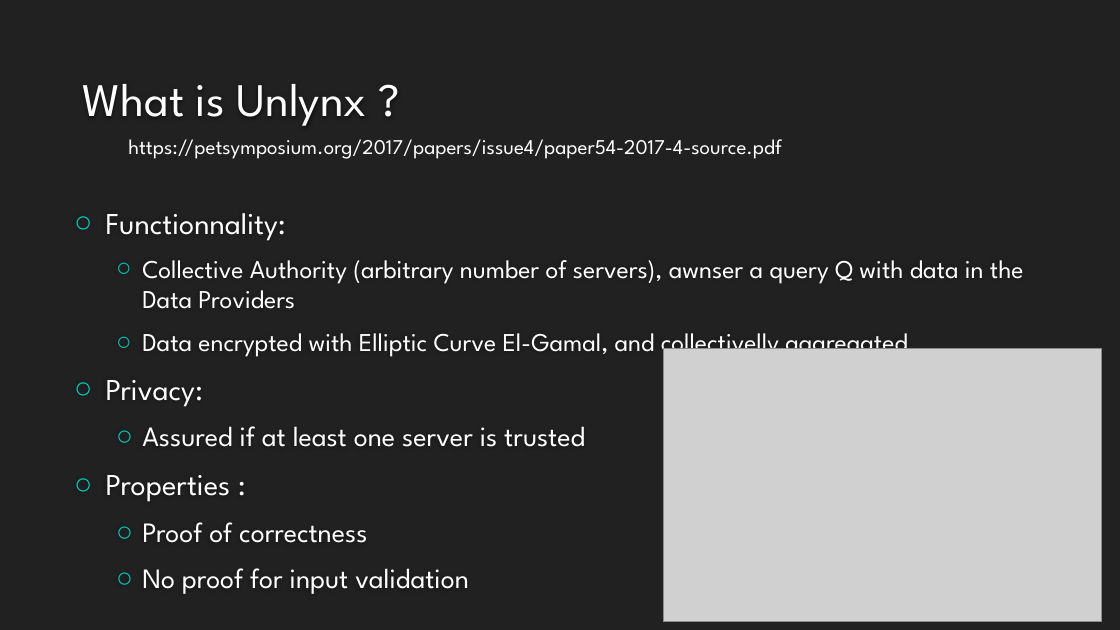
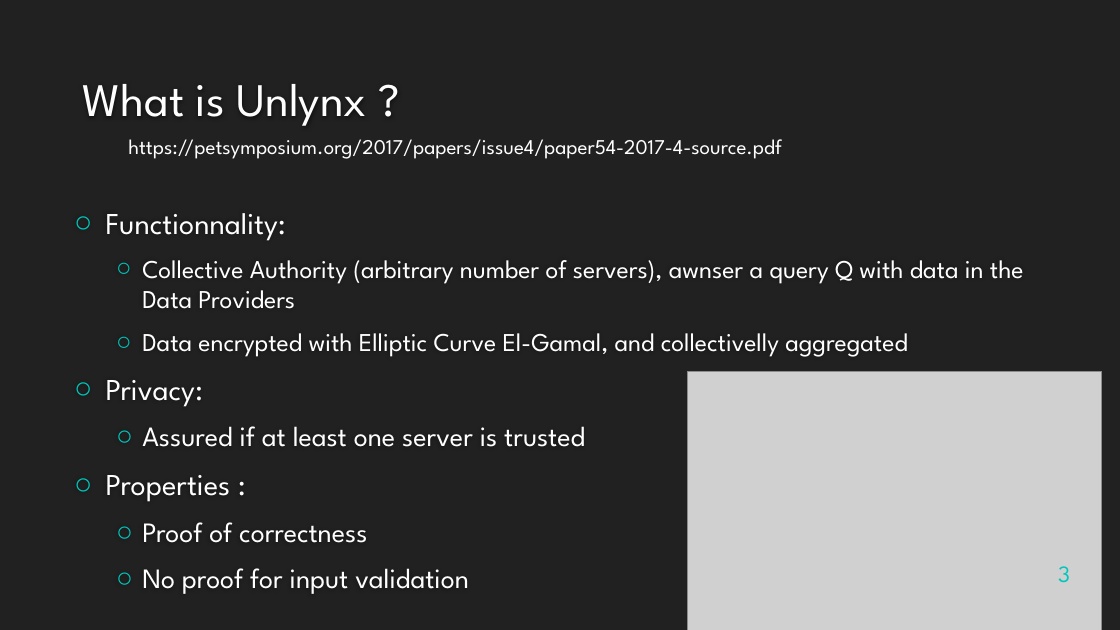
Before and after one commit to maxpr/MasterProjectDocuments, a slide deck: slide 3 of doc/Présentation.pptx. Drawn at 1120x630 pixels with LibreOffice and Linux fonts; fonts in the diff are those of the drawing; grey boxes stand for pictures; background and template pictures are left out. Boxes give left, top, right and bottom in pixels: in the first picture for what was removed or moved away, otherwise in the second. Text is boxed around its words. In the diff, an @@ line names an element or a change of style, - is before the commit and + after.

```diff
--- a/doc/Présentation.pptx
+++ b/doc/Présentation.pptx
@@ picture: place and size @@
-picture at [664, 349, 1102, 623]
+picture at [687, 371, 1102, 630]
@@ page number added at [1058, 566, 1070, 583], 20 pt, text #00C6BB @@
+3
```
Also in this commit, not shown: 4 other slides changed, 3 slides added, 1 slide removed, 17 other files.
